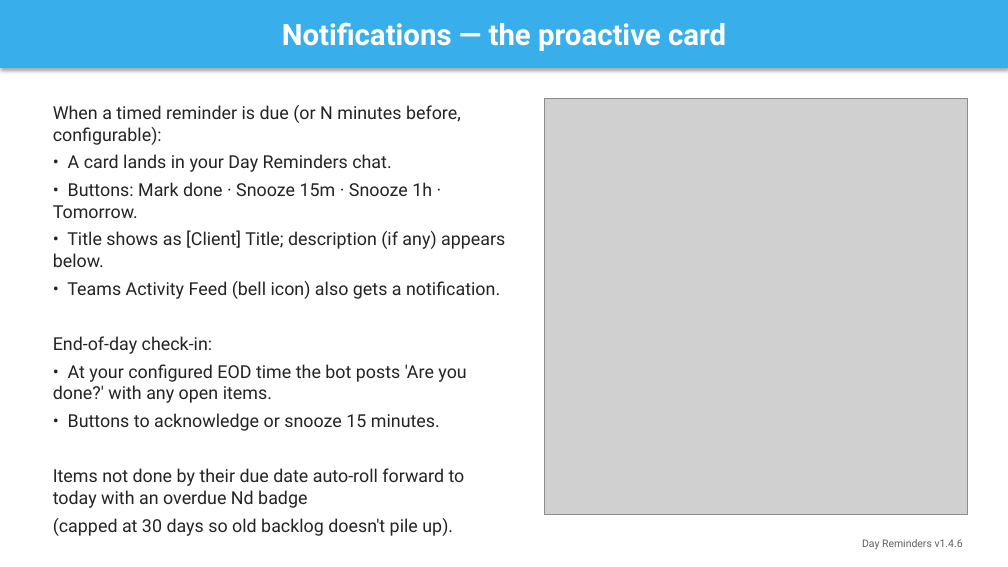
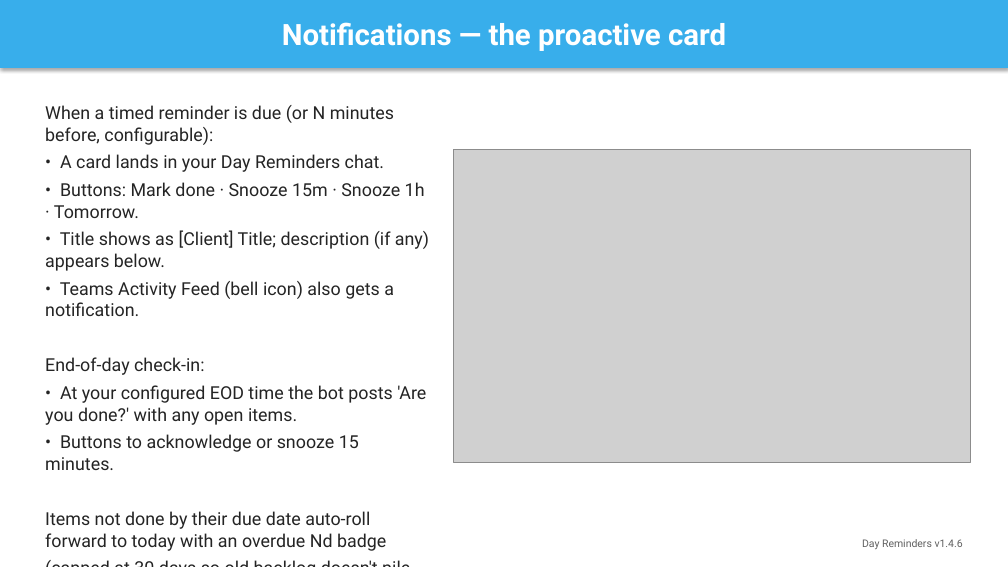
Before and after one commit to projectvelox/team-reminder, a slide deck: slide 8 of docs/DayReminders-Overview.pptx. Drawn at 1008x567 pixels with LibreOffice and Linux fonts; fonts in the diff are those of the drawing; grey boxes stand for pictures. Boxes give left, top, right and bottom in pixels: in the first picture for what was removed or moved away, otherwise in the second. Text is boxed around its words. In the diff, an @@ line names an element or a change of style, - is before the commit and + after.

```diff
--- a/docs/DayReminders-Overview.pptx
+++ b/docs/DayReminders-Overview.pptx
@@ text "When a timed reminder is ..." rewrapped from <box>53,105,505,536</box> to <box>45,105,429,551</box> @@
@@ picture: place and size @@
-picture at <box>544,98,968,514</box>
+picture at <box>454,150,970,463</box>
```
Also in this commit, not shown: 7 other slides changed, 3 other files.
